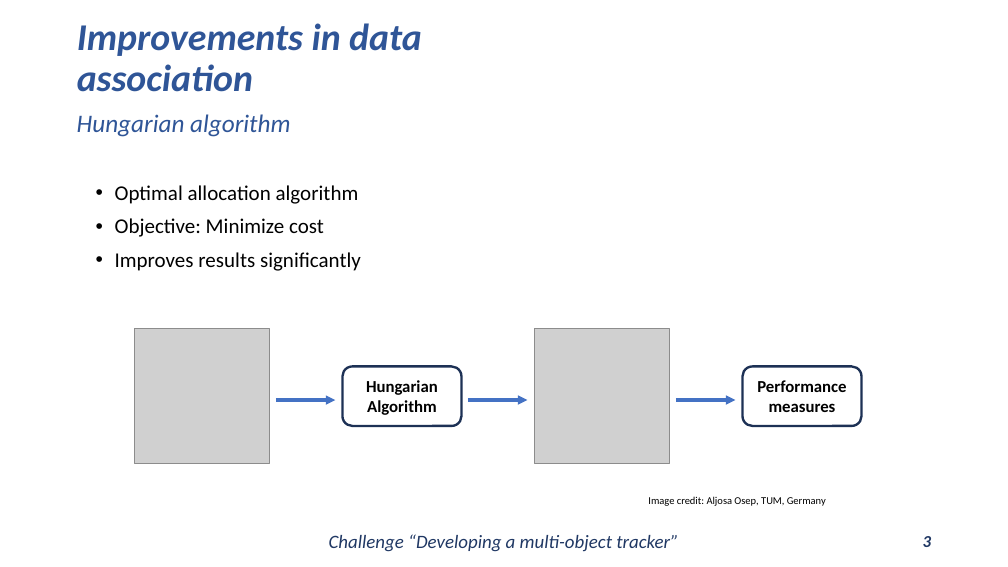
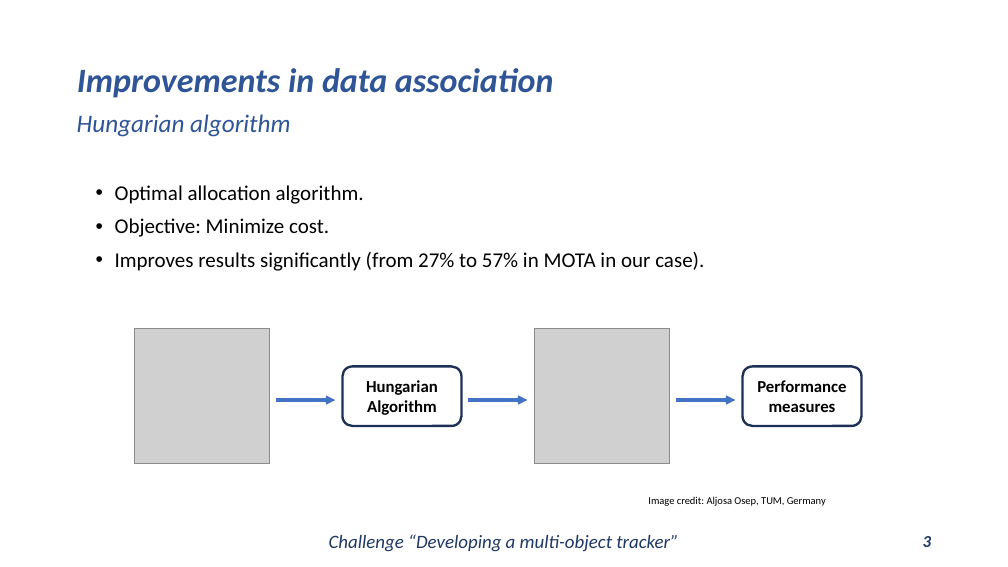
Before and after one commit to Javimh18/DL4VSP, a slide deck: slide 3 of dlvsp_challenge_material/challenge.pptx. Drawn at 1008x567 pixels with LibreOffice and Linux fonts; fonts in the diff are those of the drawing; grey boxes stand for pictures. Boxes give left, top, right and bottom in pixels: in the first picture for what was removed or moved away, otherwise in the second. Text is boxed around its words. In the diff, an @@ line names an element or a change of style, - is before the commit and + after.

```diff
--- a/dlvsp_challenge_material/challenge.pptx
+++ b/dlvsp_challenge_material/challenge.pptx
@@ title "Improvements in data association" at [77,68,554,98]: size 36 to 32.4 pt @@
@@ subtitle at [115,185,704,271]: text changed @@
-• Optimal allocation algorithm
-• Objective: Minimize cost
-• Improves results significantly
+• Optimal allocation algorithm.
+• Objective: Minimize cost.
+• Improves results significantly (from 27% to 57% in MOTA in our case).
```
Also in this commit, not shown: 10 other slides changed, 4 slides added.
